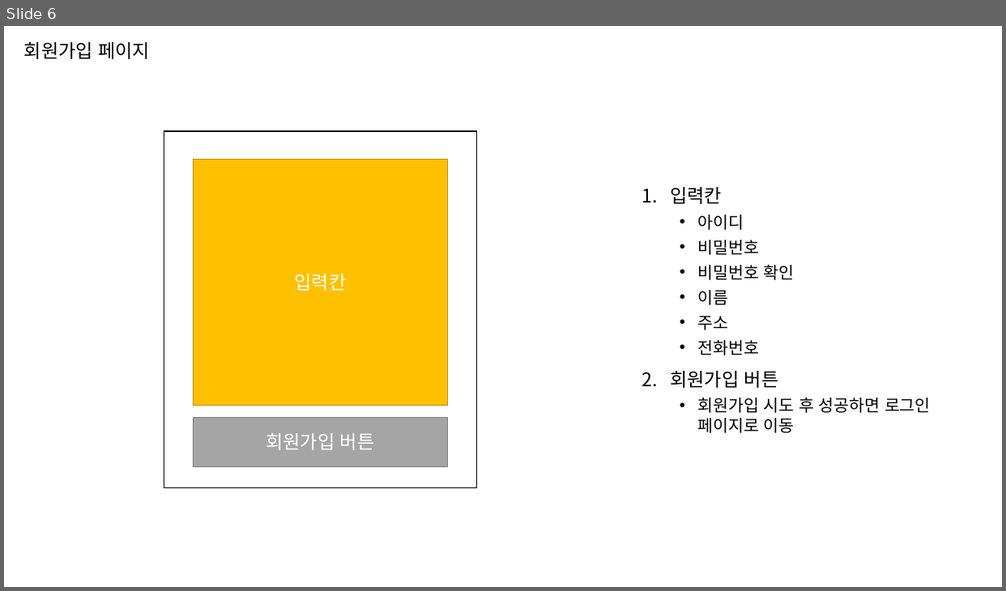
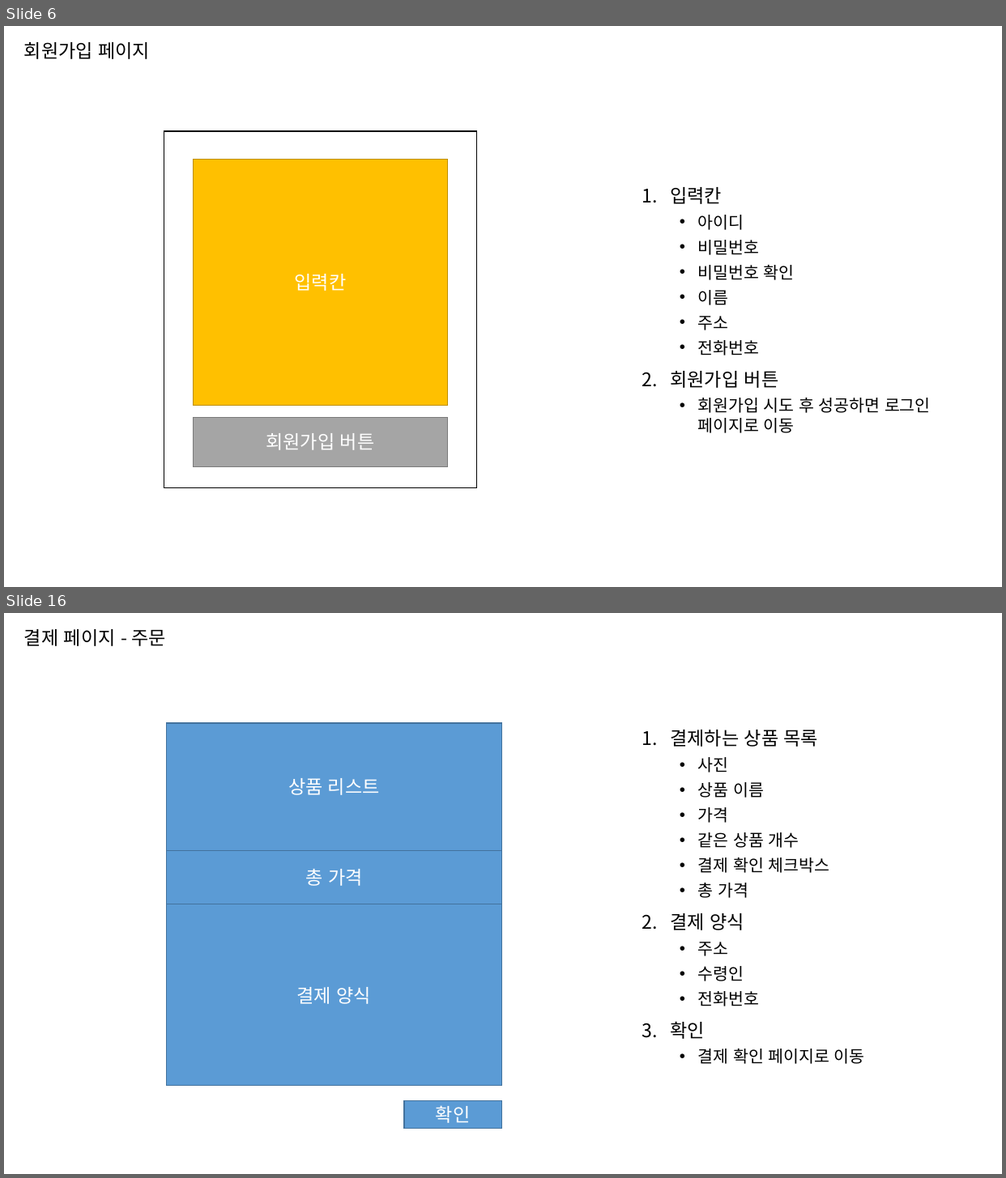
Before and after one commit to jihunz/HiSnack, a slide deck: document/ppt/Hi Snack! 페이지 별 구성 요소.pptx. Shown one above the other, each under a label of ours: slide 6 before the commit, slides 6 and 16 after it; the slides between them are not shown. The pictures are 1006x591 and 1006x1178 pixels, drawn with LibreOffice and Linux fonts; fonts in the diff are those of the drawing. Boxes give left, top, right and bottom in pixels: in the first picture for what was removed or moved away, otherwise in the second. Text is boxed around its words. In the diff, an @@ line names an element or a change of style, - is before the commit and + after.

Commit message:
docs: 페이지별 구성 요소.ppt 수정

```diff
--- a/document/ppt/Hi Snack! 페이지 별 구성 요소.pptx
+++ b/document/ppt/Hi Snack! 페이지 별 구성 요소.pptx
@@ slide 16 added at (x1=4, y1=613, x2=1002, y2=1174), background #FFFFFF @@
@@ title added at (x1=24, y1=629, x2=166, y2=646), 18 pt, text #000000 @@
+결제 페이지 - 주문
@@ rectangle added at (x1=167, y1=723, x2=502, y2=850), fill #5B9BD5, outline #43739E 1 pt, 18 pt, text #FFFFFF @@
+상품 리스트
@@ text added at (x1=670, y1=730, x2=865, y2=1064), 16 pt, text #000000 @@
+1. 결제하는 상품 목록
+  • 사진
+  • 상품 이름
+  • 가격
+  • 같은 상품 개수
+  • 결제 확인 체크박스
+  • 총 가격
+2. 결제 양식
+  • 주소
+  • 수령인
+  • 전화번호
+3. 확인
+  • 결제 확인 페이지로 이동
@@ rectangle added at (x1=167, y1=850, x2=502, y2=905), fill #5B9BD5, outline #43739E 1 pt, 18 pt, text #FFFFFF @@
+총 가격
@@ rectangle added at (x1=167, y1=905, x2=502, y2=1085), fill #5B9BD5, outline #43739E 1 pt, 18 pt, text #FFFFFF @@
+결제 양식
@@ rectangle added at (x1=404, y1=1101, x2=502, y2=1129), fill #5B9BD5, outline #43739E 1 pt, 18 pt, text #FFFFFF @@
+확인
```
Also in this commit, not shown: 1 slide changed, 10 other slides added, 2 other files.
